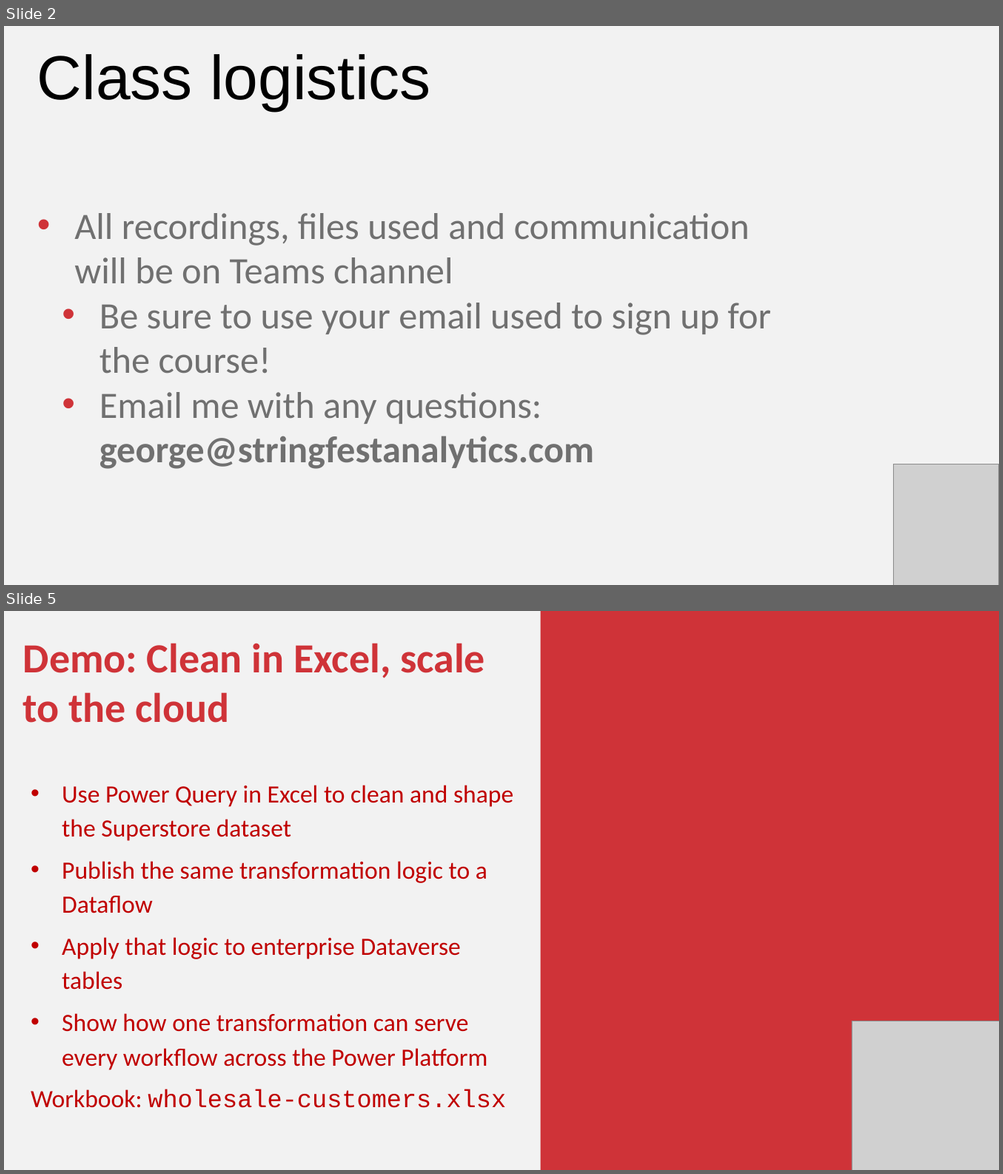
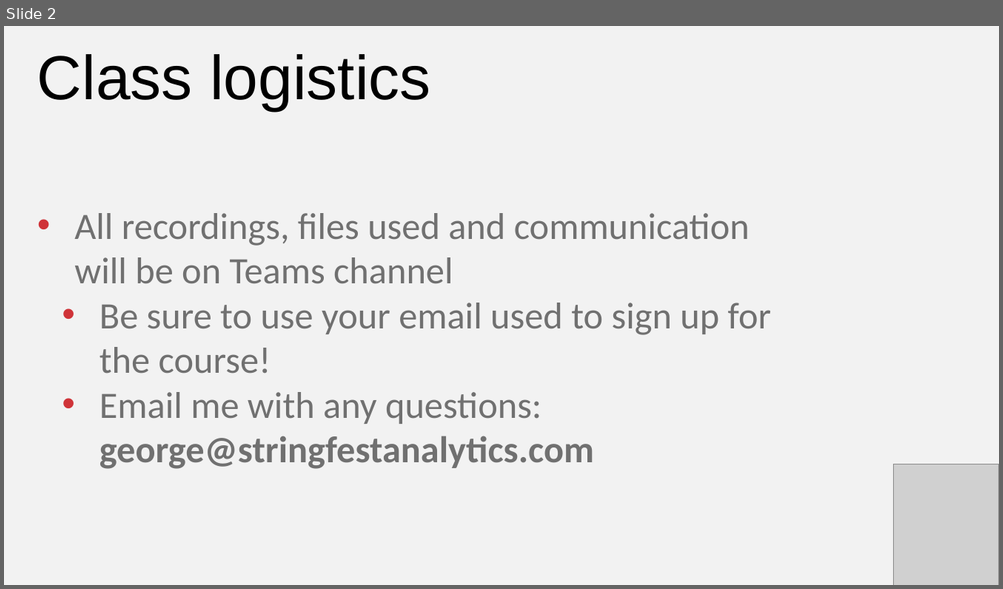
Before and after one commit to stringfestdata/ai-for-excel-in-a-week, a slide deck: day-3-copilot-python-agent-model/day-3-copilot-python-agent-mode.pptx. Shown one above the other, each under a label of ours: slides 2 and 5 before the commit, slide 2 after it; the slides between them are not shown. The pictures are 1003x1174 and 1003x589 pixels, drawn with LibreOffice and Linux fonts; fonts in the diff are those of the drawing; grey boxes stand for pictures. Boxes give left, top, right and bottom in pixels: in the first picture for what was removed or moved away, otherwise in the second. Text is boxed around its words. In the diff, an @@ line names an element or a change of style, - is before the commit and + after.

```diff
--- a/day-3-copilot-python-agent-model/day-3-copilot-python-agent-mode.pptx
+++ b/day-3-copilot-python-agent-model/day-3-copilot-python-agent-mode.pptx
@@ slide 5 removed at (4,611,999,1170), background #F2F2F2 @@
@@ rectangle removed at (540,611,999,1170) @@
@@ text removed at (23,643,513,1108) @@
-Demo: Clean in Excel, scale to the cloud
-• Use Power Query in Excel to clean and shape the Superstore dataset
-• Publish the same transformation logic to a Dataflow
-• Apply that logic to enterprise Dataverse tables
-• Show how one transformation can serve every workflow across the Power Platform
-Workbook: wholesale-customers.xlsx
@@ picture removed at (851,1021,999,1170) @@
```
Also in this commit, not shown: 3 slides changed, 5 slides added, 2 other slides removed, 26 other files.
